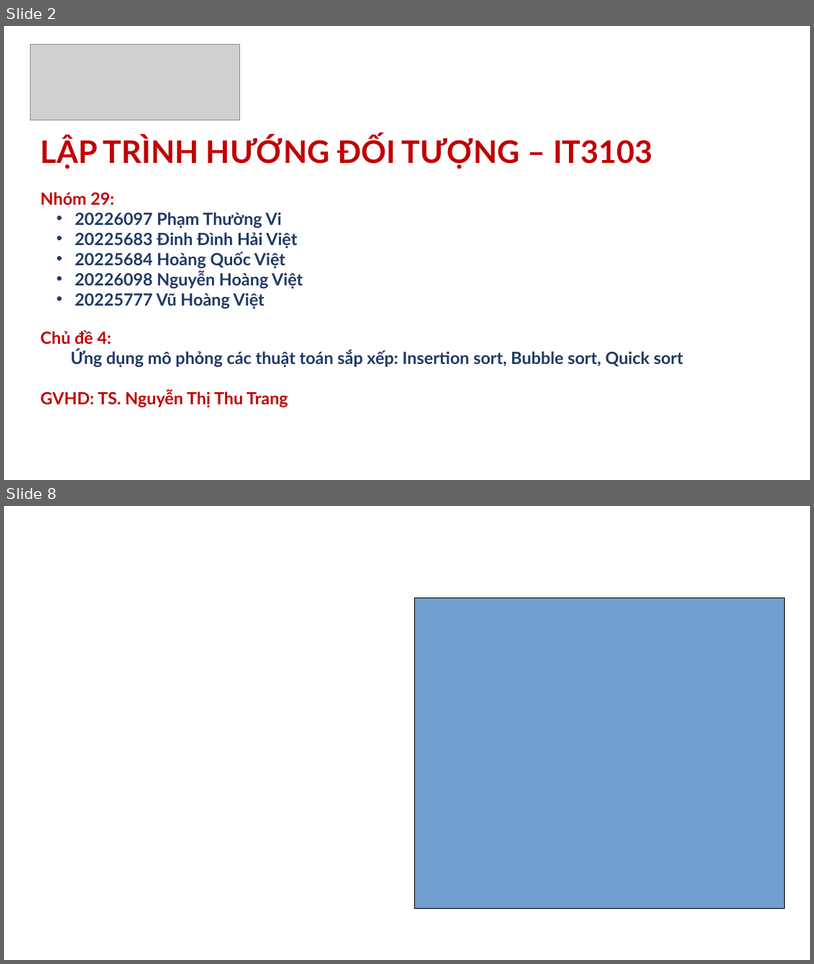
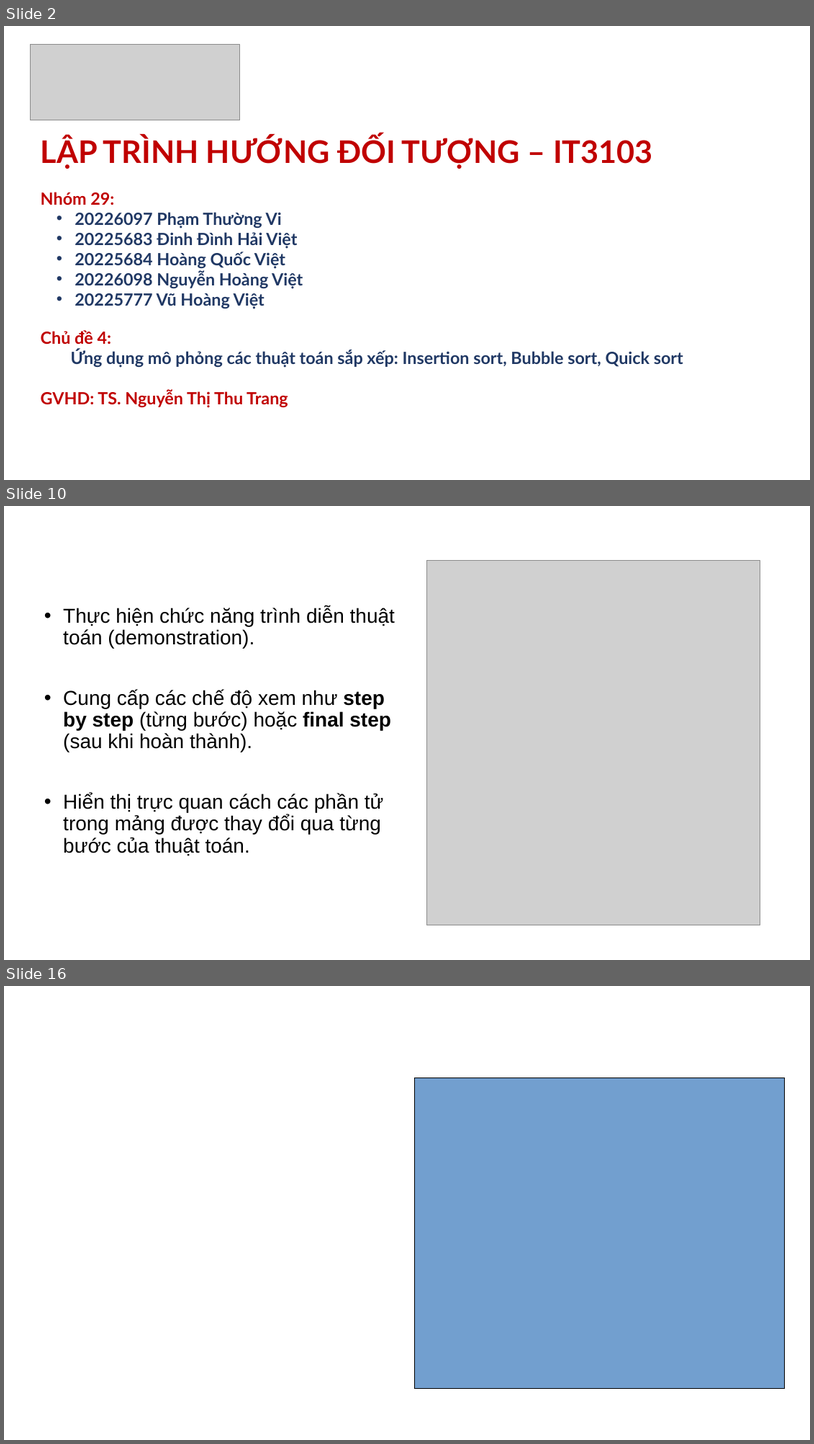
Before and after one commit to vitegod/LTHDT.20241-29, a slide deck: presentation/Slide_Nhóm 29.pptx. Shown one above the other, each under a label of ours: slides 2 and 8 before the commit, slides 2, 10 and 16 after it; the slides between them are not shown. The pictures are 814x964 and 814x1444 pixels, drawn with LibreOffice and Linux fonts; fonts in the diff are those of the drawing; grey boxes stand for pictures; background and template pictures are left out. Boxes give left, top, right and bottom in pixels: in the first picture for what was removed or moved away, otherwise in the second. Text is boxed around its words. In the diff, an @@ line names an element or a change of style, - is before the commit and + after.

```diff
--- a/presentation/Slide_Nhóm 29.pptx
+++ b/presentation/Slide_Nhóm 29.pptx
@@ slide 10 added at box(4, 506, 810, 960), background picture (left out) @@
@@ title added at box(44, 506, 771, 560), 28 pt, text #FFFFFF @@
+Package VisualizationUI
@@ picture added at box(427, 561, 760, 924) @@
@@ subtitle added at box(63, 607, 395, 856), 24 pt, text #000000 @@
+• Thực hiện chức năng trình diễn thuật toán (demonstration).
+• Cung cấp các chế độ xem như step by step (từng bước) hoặc final step (sau khi hoàn thành).
+• Hiển thị trực quan cách các phần tử trong mảng được thay đổi qua từng bước của thuật toán.
@@ what was slide 8 is now slide 16 @@
```
Also in this commit, not shown: 12 other slides added, 5 slides removed.
